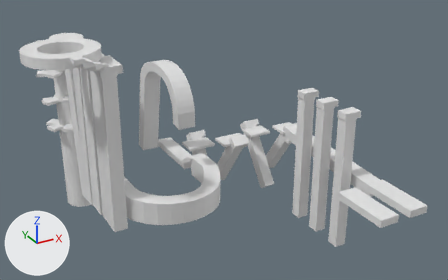
The Blender file Unity Team Commercial Project/Assets/Art/Enviroment/Lvels/01/Level01_1.blend, before and after one commit.
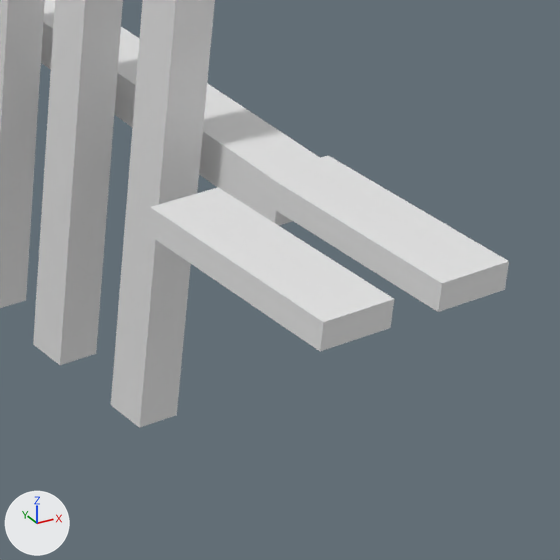
Each version appears first whole from a 50 mm camera at (-32.5, -88.0, 51.8) aimed at (10.8, -9.2, 12.4), and next in a close-up on the part from 67% to 98% of the width and 50% to 100% of the height. Arrows for +X, +Y and +Z are at lower left; the lights stay in place.
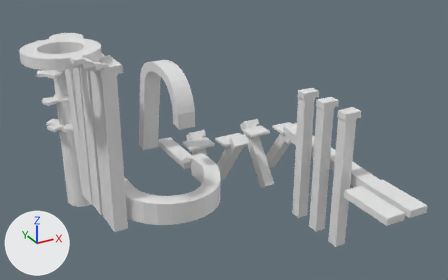
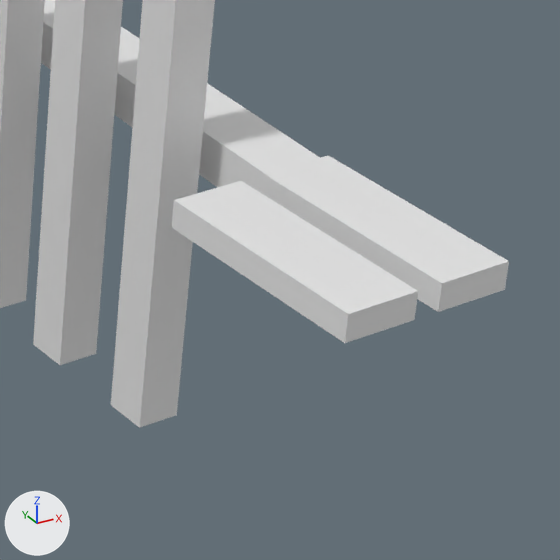
Changed parts and their boxes (x1, y1, x2, y2) in the close-ups (560 x 560 px):
'Cube.053', moved: before (148, 187, 394, 351); after (172, 181, 418, 343)

Edits to the bpy script that builds the scene:
```text
Change ob_cube_053:
    ob_cube_053.location: (26.4, -26.11, 4.5) -> (27.57, -26.11, 4.5)
```
